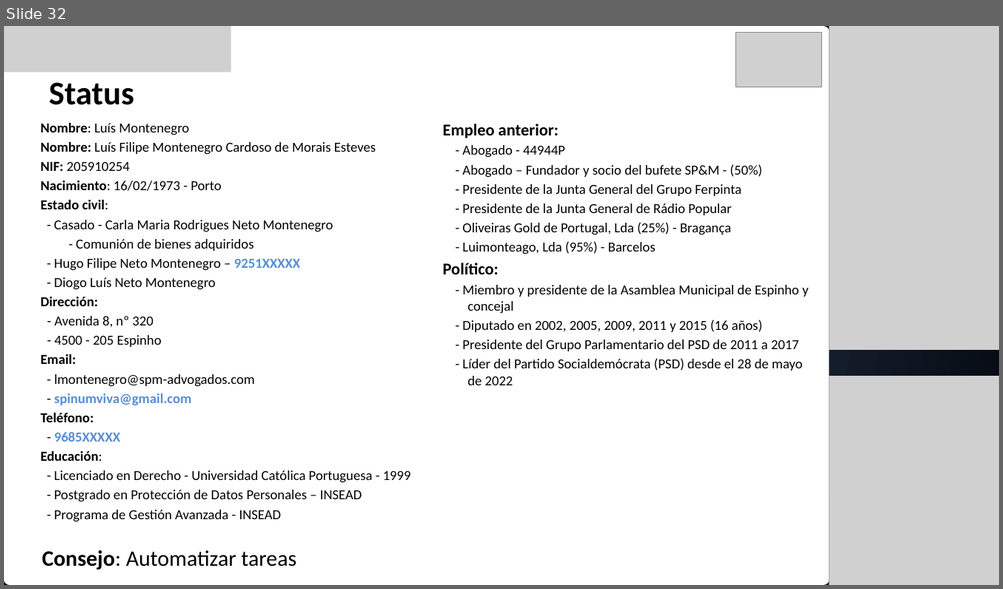
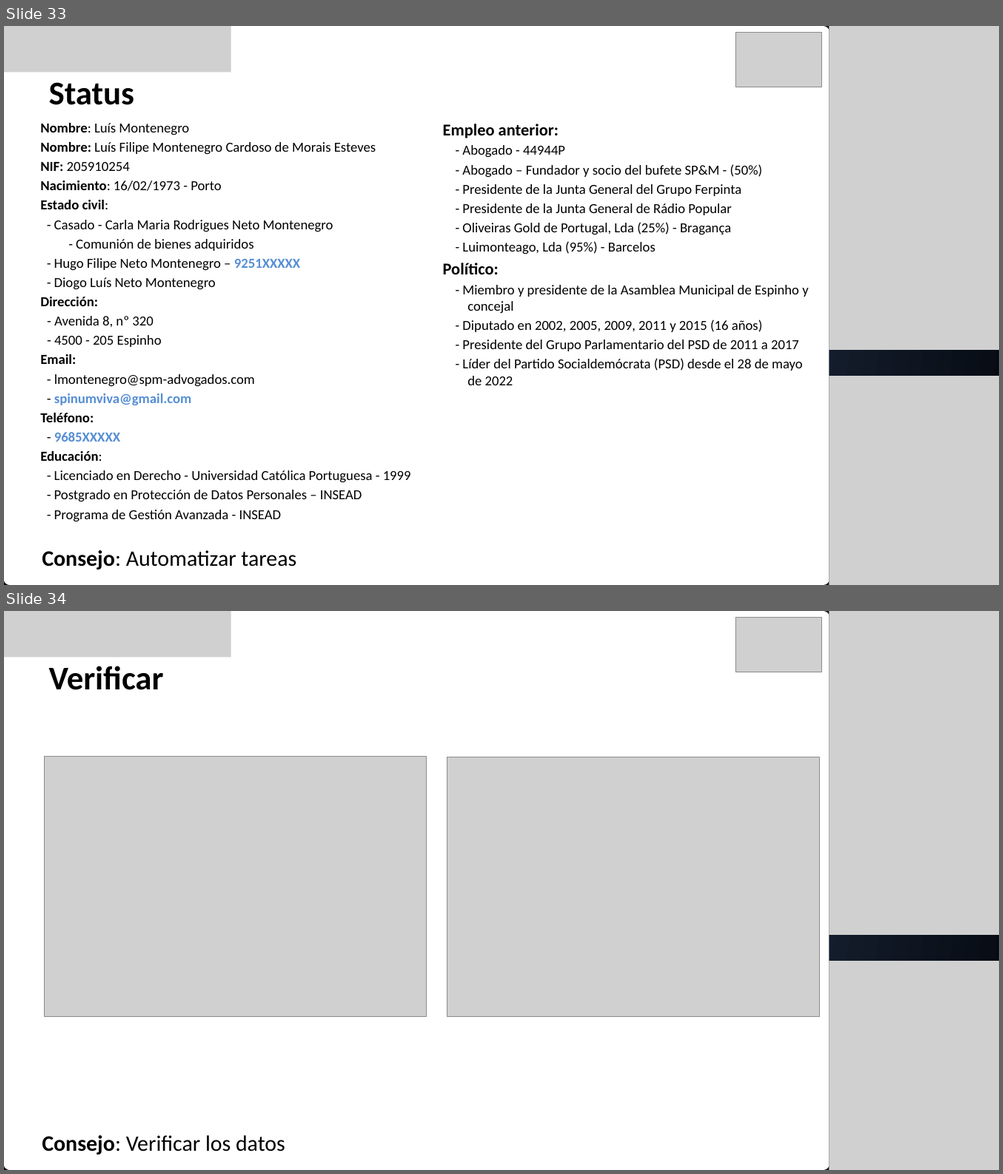
Before and after one commit to pedroaovieira/osint, a slide deck: presentation/osintomaticops/Negocios_Privados,_Consecuencias_Publicas.pptx. Shown one above the other, each under a label of ours: slide 32 before the commit, slides 33 and 34 after it. The pictures are 1003x589 and 1003x1174 pixels, drawn with LibreOffice and Linux fonts; fonts in the diff are those of the drawing; grey boxes stand for pictures. Boxes give left, top, right and bottom in pixels: in the first picture for what was removed or moved away, otherwise in the second. Text is boxed around its words. In the diff, an @@ line names an element or a change of style, - is before the commit and + after.

```diff
--- a/presentation/osintomaticops/Negocios_Privados,_Consecuencias_Publicas.pptx
+++ b/presentation/osintomaticops/Negocios_Privados,_Consecuencias_Publicas.pptx
@@ slide 34 added at box(4, 611, 999, 1170), background gradient #2B3D59 to #03060C @@
@@ freeform shape added at box(4, 611, 828, 1170), fill #FFFFFF @@
@@ picture added at box(4, 611, 230, 657) @@
@@ picture added at box(735, 617, 821, 672) @@
@@ picture added at box(828, 611, 999, 935) @@
@@ text added at box(49, 666, 164, 690), 48 pt, text #000000, bold @@
+Verificar
@@ picture added at box(44, 756, 427, 1017) @@
@@ picture added at box(447, 758, 819, 1017) @@
@@ picture added at box(829, 961, 999, 1170) @@
@@ text added at box(42, 1136, 285, 1155), 32 pt, text #000000 @@
+Consejo: Verificar los datos
@@ what was slide 32 is now slide 33 @@
```
Also in this commit, not shown: 3 slides changed, 3 other files.
